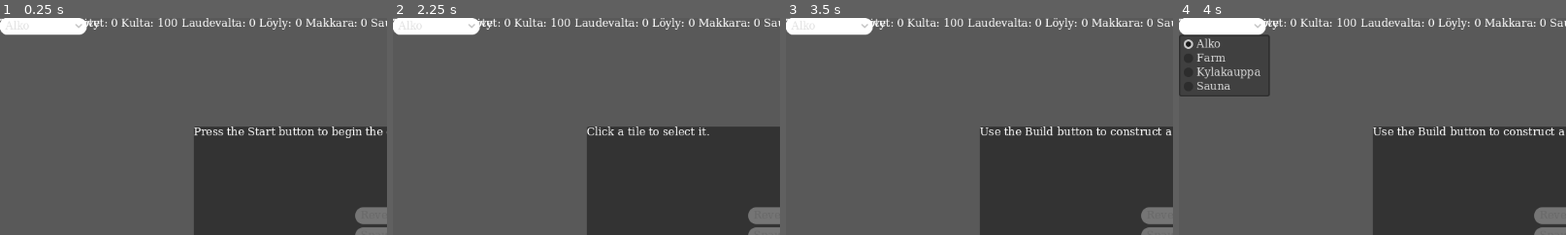
Above: before the commit, frames 1-4 (left to right).
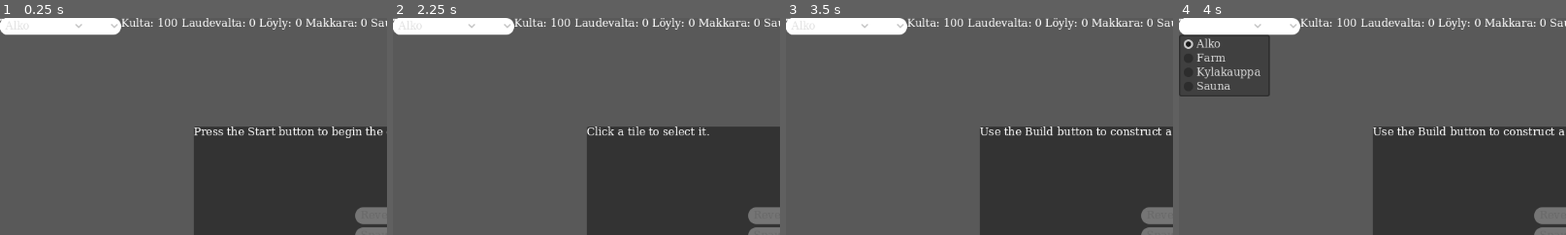
Above: after the commit, the same moments.

Repository: wasab1kastike/finsim_AA-club
Game: Godot game, scene res://scenes/ui/Main.tscn
Same seed, same stepped clock (60 frames per second), same inputs: the game is played once before the commit and once after it.
Inputs:
- Up to frame 1 (0.25 s): no input
- Up to frame 2 (2.25 s): click "Start" at 0.5 s; click "Start" at 1.25 s; click "Next" at 2 s
- Up to frame 3 (3.5 s): click "Next" at 2.75 s
- Up to frame 4 (4 s): click "Use Policy" at 3.5 s
The pictures show only the part of the screen within x 0-50%, y 0-50%; the shares and areas given below are measured in that part.

The runs differ from the first frame. In frame 1, 0.7% of the frame differs, in the area x 0-32%, y 0-9%; in frame 2, 0.7%; in frame 3, 0.7%; in frame 4, 0.7%.

Commit message:
Refactor event resource headers

Diff:
--- a/resources/events/cold_snap.tres
+++ b/resources/events/cold_snap.tres
@@ -1,4 +1,4 @@
-[gd_resource type="ColdSnapEvent" load_steps=2 format=3 uid="uid://d1n50m6aokpw6"]
+[gd_resource type="Resource" script_class="ColdSnapEvent" load_steps=2 format=3 uid="uid://d1n50m6aokpw6"]
 [ext_resource path="res://scripts/events/ColdSnap.gd" type="Script" id="1"]
 
 [resource]
--- a/resources/events/heat_wave.tres
+++ b/resources/events/heat_wave.tres
@@ -1,4 +1,4 @@
-[gd_resource type="HeatWaveEvent" load_steps=2 format=3 uid="uid://f3a327eab47344a3a249c5afc58f4017"]
+[gd_resource type="Resource" script_class="HeatWaveEvent" load_steps=2 format=3 uid="uid://f3a327eab47344a3a249c5afc58f4017"]
 [ext_resource path="res://scripts/events/HeatWave.gd" type="Script" id="1"]
 
 [resource]
--- a/resources/events/merchant.tres
+++ b/resources/events/merchant.tres
@@ -1,4 +1,4 @@
-[gd_resource type="TraderEvent" load_steps=2 format=3 uid="uid://cadpr7xc40h0n"]
+[gd_resource type="Resource" script_class="TraderEvent" load_steps=2 format=3 uid="uid://cadpr7xc40h0n"]
 [ext_resource path="res://scripts/events/Trader.gd" type="Script" id="1"]
 
 [resource]
--- a/resources/events/merchant_return.tres
+++ b/resources/events/merchant_return.tres
@@ -1,4 +1,4 @@
-[gd_resource type="MerchantReturnEvent" load_steps=2 format=3 uid="uid://b8ecm46kwtudd"]
+[gd_resource type="Resource" script_class="MerchantReturnEvent" load_steps=2 format=3 uid="uid://b8ecm46kwtudd"]
 [ext_resource path="res://scripts/events/MerchantReturn.gd" type="Script" id="1"]
 
 [resource]
--- a/resources/events/mysterious_rune.tres
+++ b/resources/events/mysterious_rune.tres
@@ -1,4 +1,4 @@
-[gd_resource type="RuneDiscoveryEvent" load_steps=2 format=3 uid="uid://bjwusugge7d11"]
+[gd_resource type="Resource" script_class="RuneDiscoveryEvent" load_steps=2 format=3 uid="uid://bjwusugge7d11"]
 [ext_resource path="res://scripts/events/RuneDiscovery.gd" type="Script" id="1"]
 
 [resource]
--- a/resources/events/rain.tres
+++ b/resources/events/rain.tres
@@ -1,4 +1,4 @@
-[gd_resource type="RainEvent" load_steps=2 format=3 uid="uid://n3pbn3jrrx8n"]
+[gd_resource type="Resource" script_class="RainEvent" load_steps=2 format=3 uid="uid://n3pbn3jrrx8n"]
 [ext_resource path="res://scripts/events/Rain.gd" type="Script" id="1"]
 
 [resource]
--- a/resources/events/run_boom.tres
+++ b/resources/events/run_boom.tres
@@ -1,4 +1,4 @@
-[gd_resource type="RunBoomEvent" load_steps=2 format=3 uid="uid://1c2dd5201e464e57959590be7cddb02f"]
+[gd_resource type="Resource" script_class="RunBoomEvent" load_steps=2 format=3 uid="uid://1c2dd5201e464e57959590be7cddb02f"]
 [ext_resource path="res://scripts/events/RunBoom.gd" type="Script" id="1"]
 
 [resource]
--- a/resources/events/rune_power.tres
+++ b/resources/events/rune_power.tres
@@ -1,4 +1,4 @@
-[gd_resource type="RunePowerEvent" load_steps=2 format=3 uid="uid://c0tr0u05ppxjf"]
+[gd_resource type="Resource" script_class="RunePowerEvent" load_steps=2 format=3 uid="uid://c0tr0u05ppxjf"]
 [ext_resource path="res://scripts/events/RunePower.gd" type="Script" id="1"]
 
 [resource]
--- a/resources/events/sauna_diplomacy.tres
+++ b/resources/events/sauna_diplomacy.tres
@@ -1,4 +1,4 @@
-[gd_resource type="SaunaDiplomacyEvent" load_steps=2 format=3 uid="uid://ikvybqhnn5o5"]
+[gd_resource type="Resource" script_class="SaunaDiplomacyEvent" load_steps=2 format=3 uid="uid://ikvybqhnn5o5"]
 [ext_resource path="res://scripts/events/SaunaDiplomacy.gd" type="Script" id="1"]
 
 [resource]
